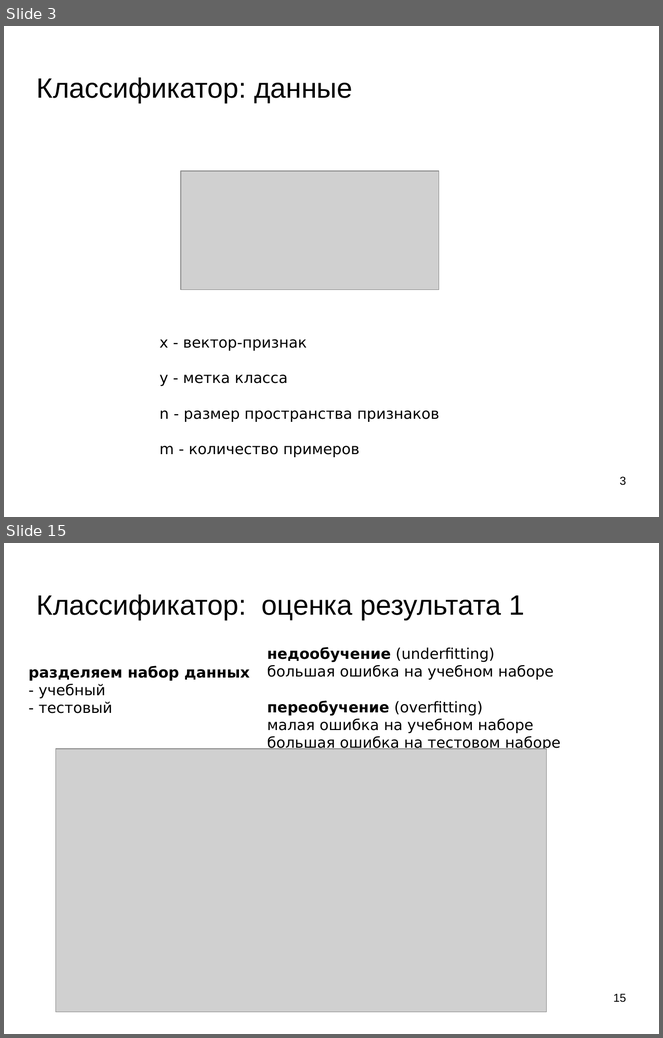
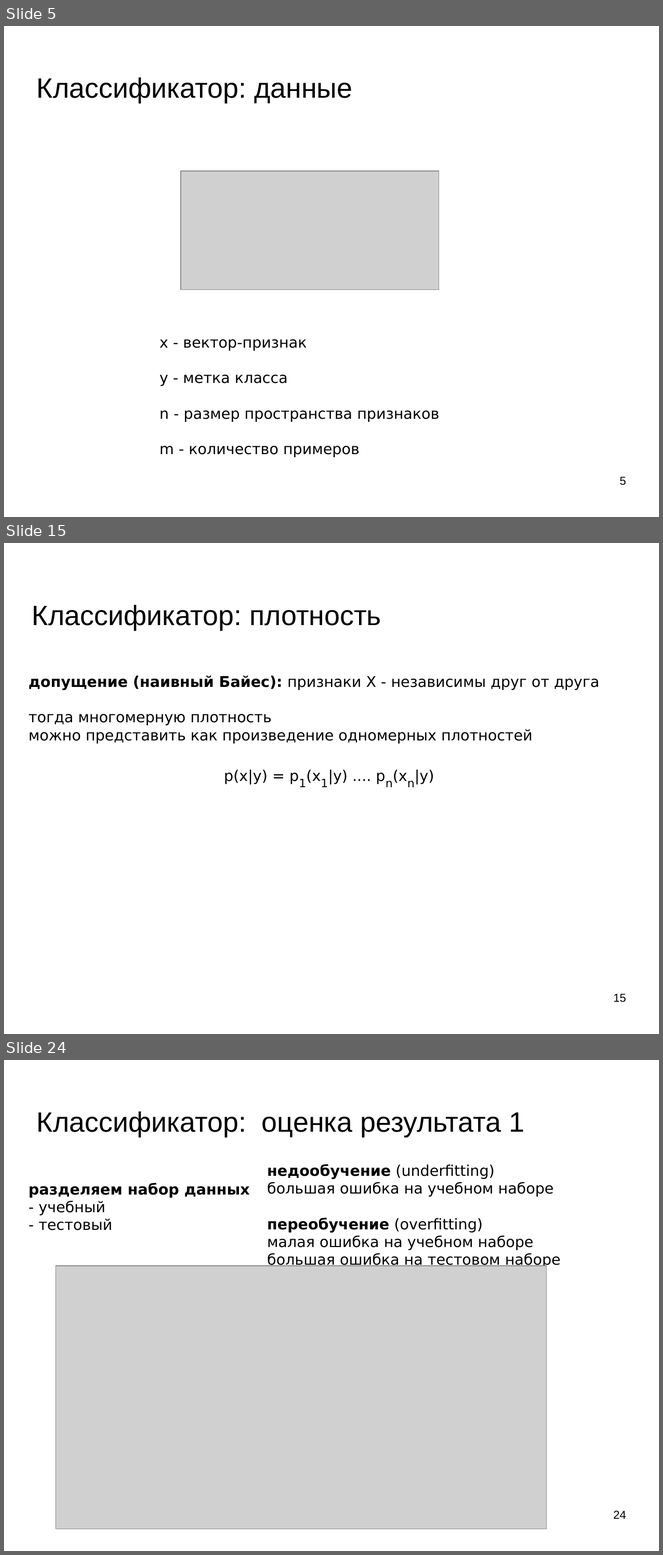
Before and after one commit to mechanoid5/ml_lectorium_legacy, a slide deck: 04-bayes.odp. Shown one above the other, each under a label of ours: slides 3 and 15 before the commit, slides 5, 15 and 24 after it; the slides between them are not shown. The pictures are 663x1038 and 663x1555 pixels, drawn with LibreOffice and Linux fonts; fonts in the diff are those of the drawing; grey boxes stand for pictures; background and template pictures are left out. Boxes give left, top, right and bottom in pixels: in the first picture for what was removed or moved away, otherwise in the second. Text is boxed around its words. In the diff, an @@ line names an element or a change of style, - is before the commit and + after.

```diff
--- a/04-bayes.odp
+++ b/04-bayes.odp
@@ slide 15 added at (4,543,659,1034), background picture (left out) @@
@@ title added at (32,605,382,630), 33.9 pt, text #000000 @@
+Классификатор: плотность
@@ text added at (28,676,599,784), 18 pt, text #000000 @@
+допущение (наивный Байес): признаки X - независимы друг от друга
+тогда многомерную плотность
+можно представить как произведение одномерных плотностей
+p(x|y) = p1(x1|y) .... pn(xn|y)
@@ page number added at (613,994,626,1003), 14 pt, text #000000 @@
+15
@@ what was slide 3 is now slide 5 @@
@@ page number at (620,477,626,486): text changed @@
-3
+5
@@ what was slide 15 is now slide 24 @@
@@ page number at (613,1511,626,1519): text changed @@
-15
+24
```
Also in this commit, not shown: 11 slides changed, 9 other slides added, 1 slide removed, 4 other files.
